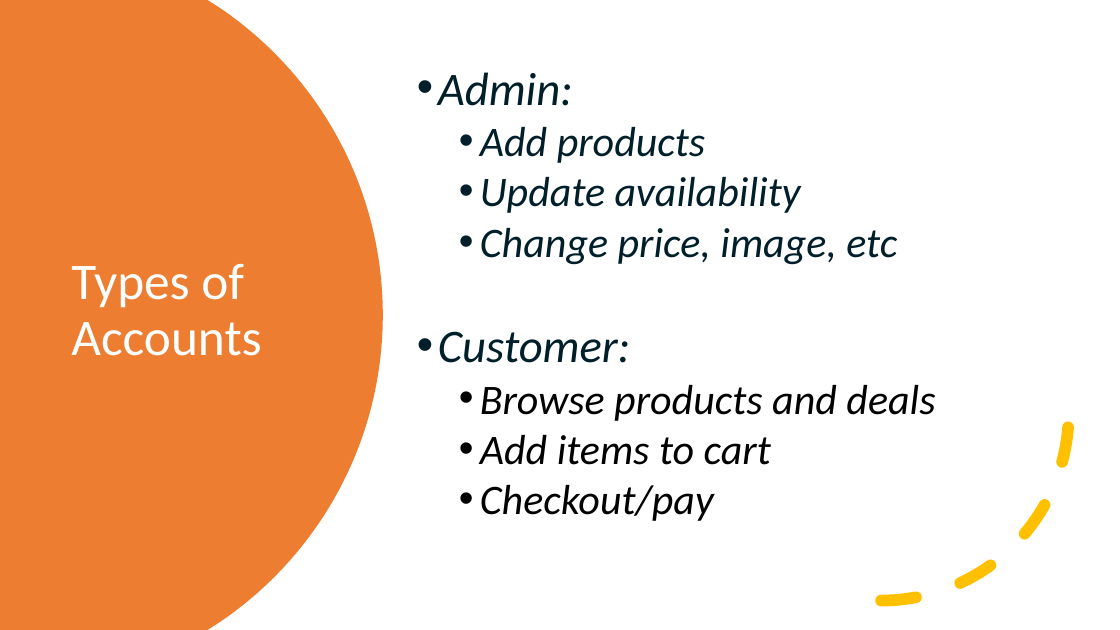
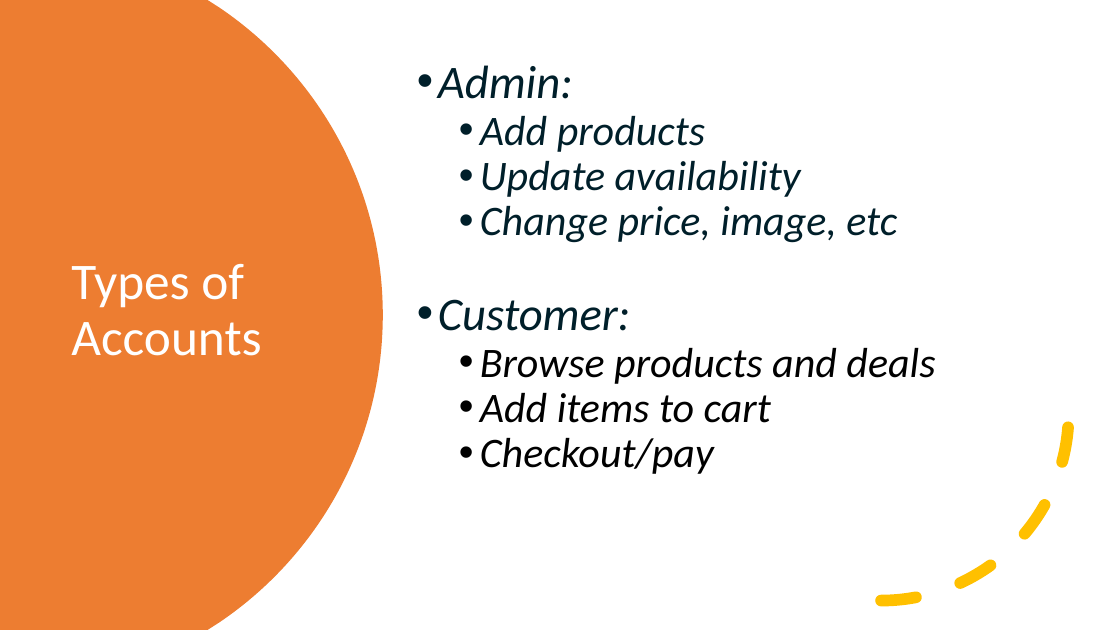
Before and after one commit to ZachDevore/Team10Project, a slide deck: slide 7 of The Store App.pptx (slide 5 before the commit). Drawn at 1120x630 pixels with LibreOffice and Linux fonts; fonts in the diff are those of the drawing. Boxes give left, top, right and bottom in pixels: in the first picture for what was removed or moved away, otherwise in the second. Text is boxed around its words. In the diff, an @@ line names an element or a change of style, - is before the commit and + after.

```diff
--- a/The Store App.pptx
+++ b/The Store App.pptx
@@ text "Admin:" at bbox=[438, 65, 935, 474]: line spacing 1 to 0.9 @@
```
Also in this commit, not shown: 1 other slide changed, 3 slides added.
